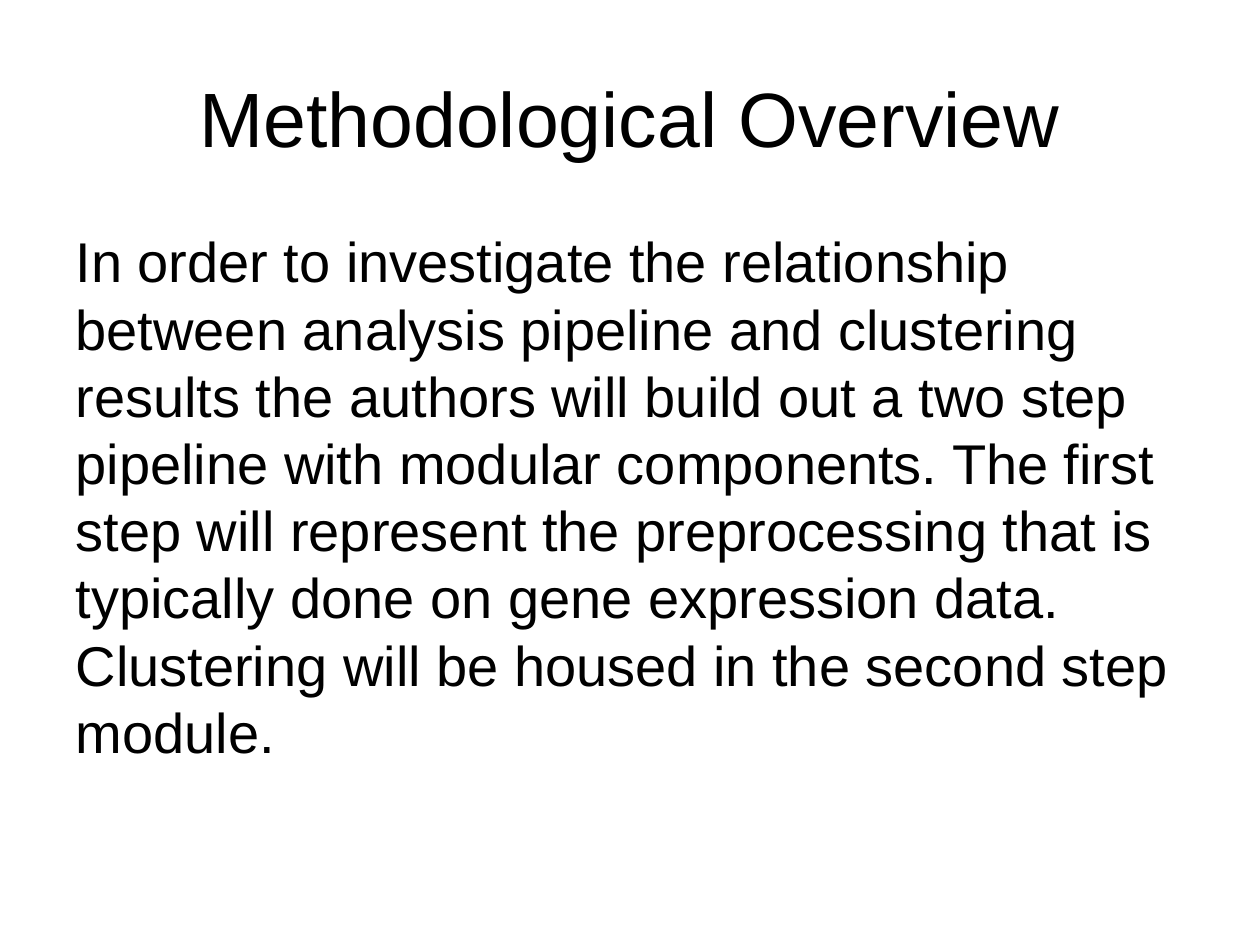
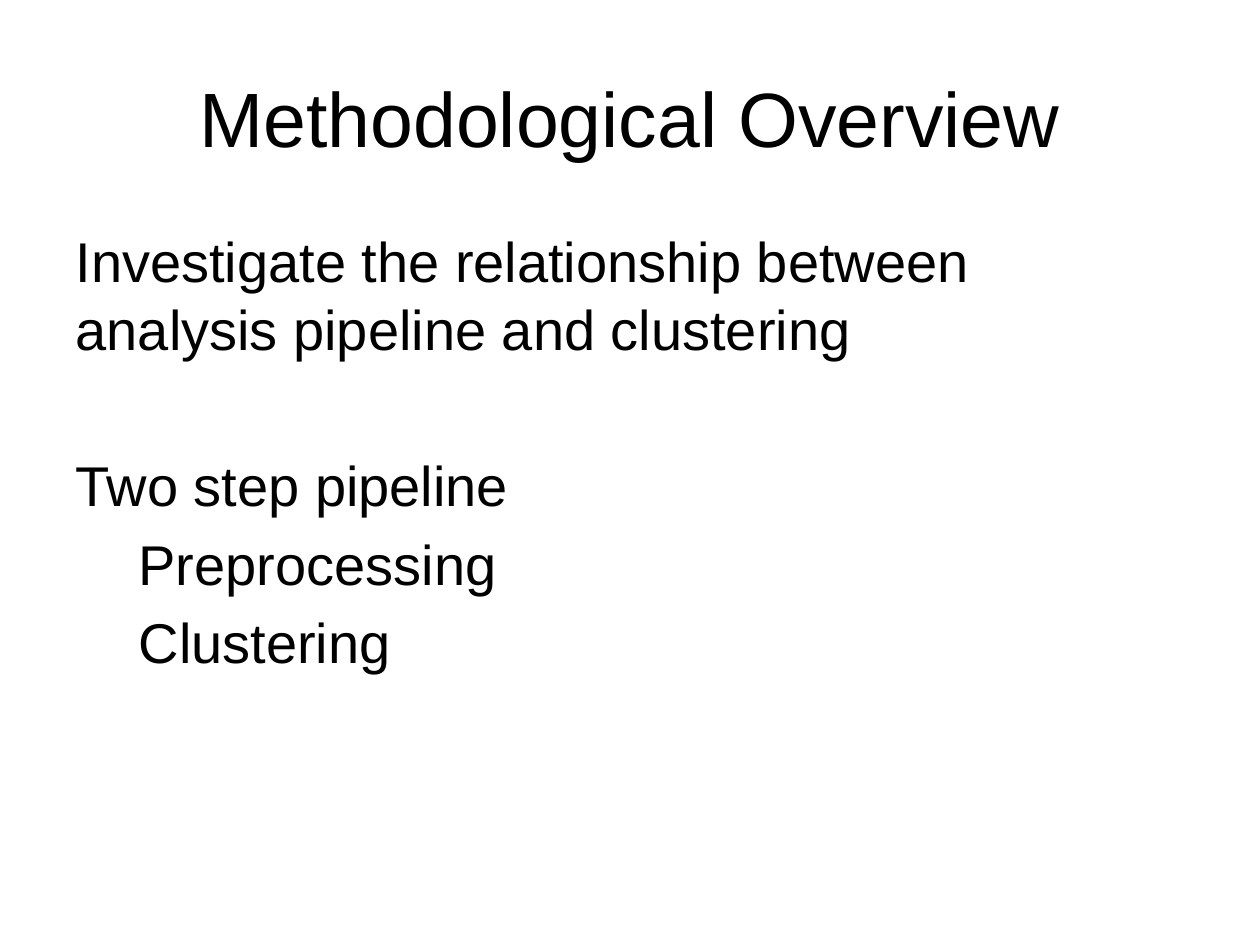
Before and after one commit to eotles/CS838, a slide deck: slide 8 of ProjectPresentation.pptx (slide 7 before the commit). Drawn at 1260x945 pixels with LibreOffice and Linux fonts; fonts in the diff are those of the drawing. Boxes give left, top, right and bottom in pixels: in the first picture for what was removed or moved away, otherwise in the second. Text is boxed around its words. In the diff, an @@ line names an element or a change of style, - is before the commit and + after.

```diff
--- a/ProjectPresentation.pptx
+++ b/ProjectPresentation.pptx
@@ text at <box>76,241,969,674</box>: text changed @@
-In order to investigate the relationship between analysis pipeline and clustering results the authors will build out a two step pipeline with modular components. The first step will represent the preprocessing that is typically done on gene expression data. Clustering will be housed in the second step module.
+Investigate the relationship between analysis pipeline and clustering
+Two step pipeline
+Preprocessing
+Clustering
```
Also in this commit, not shown: 3 other slides changed, 9 slides added, 6 slides removed.
